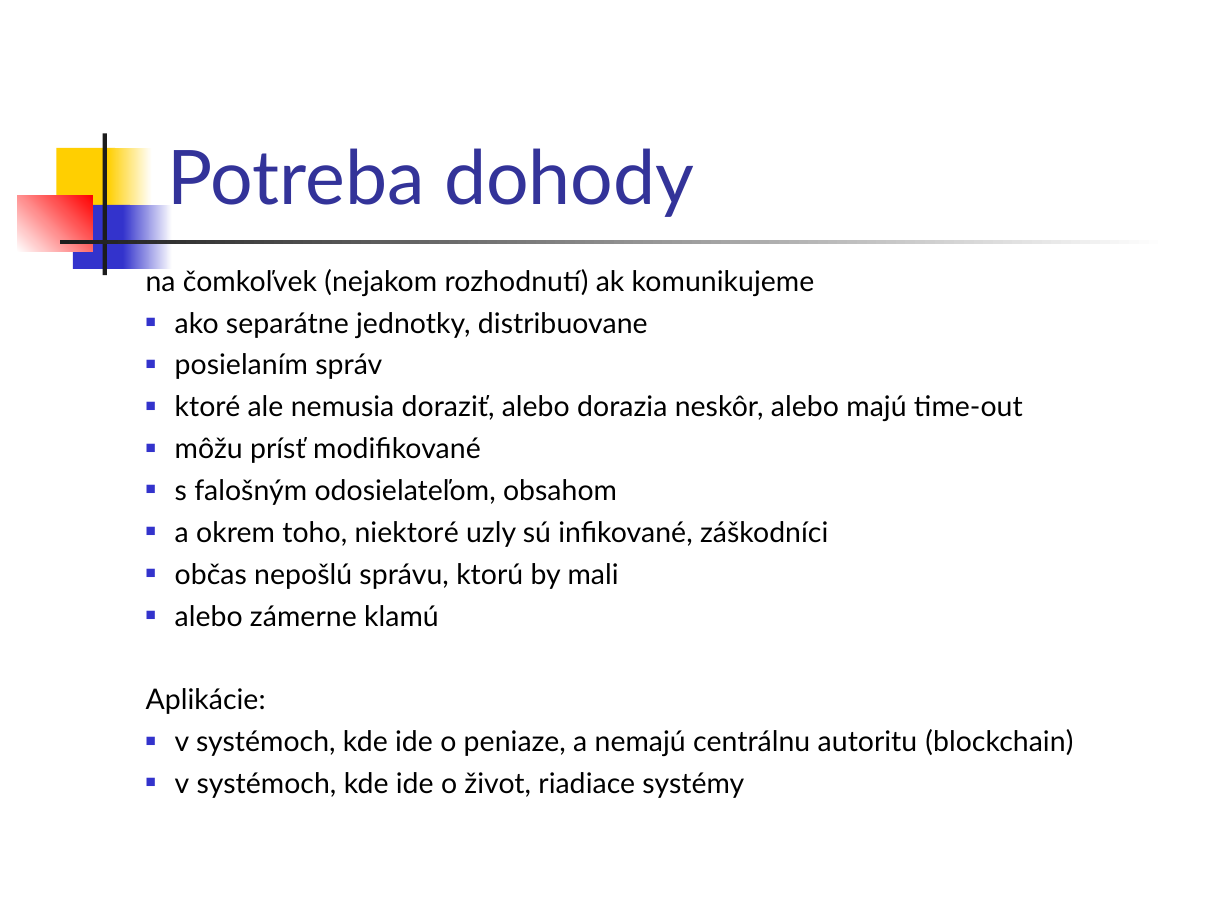
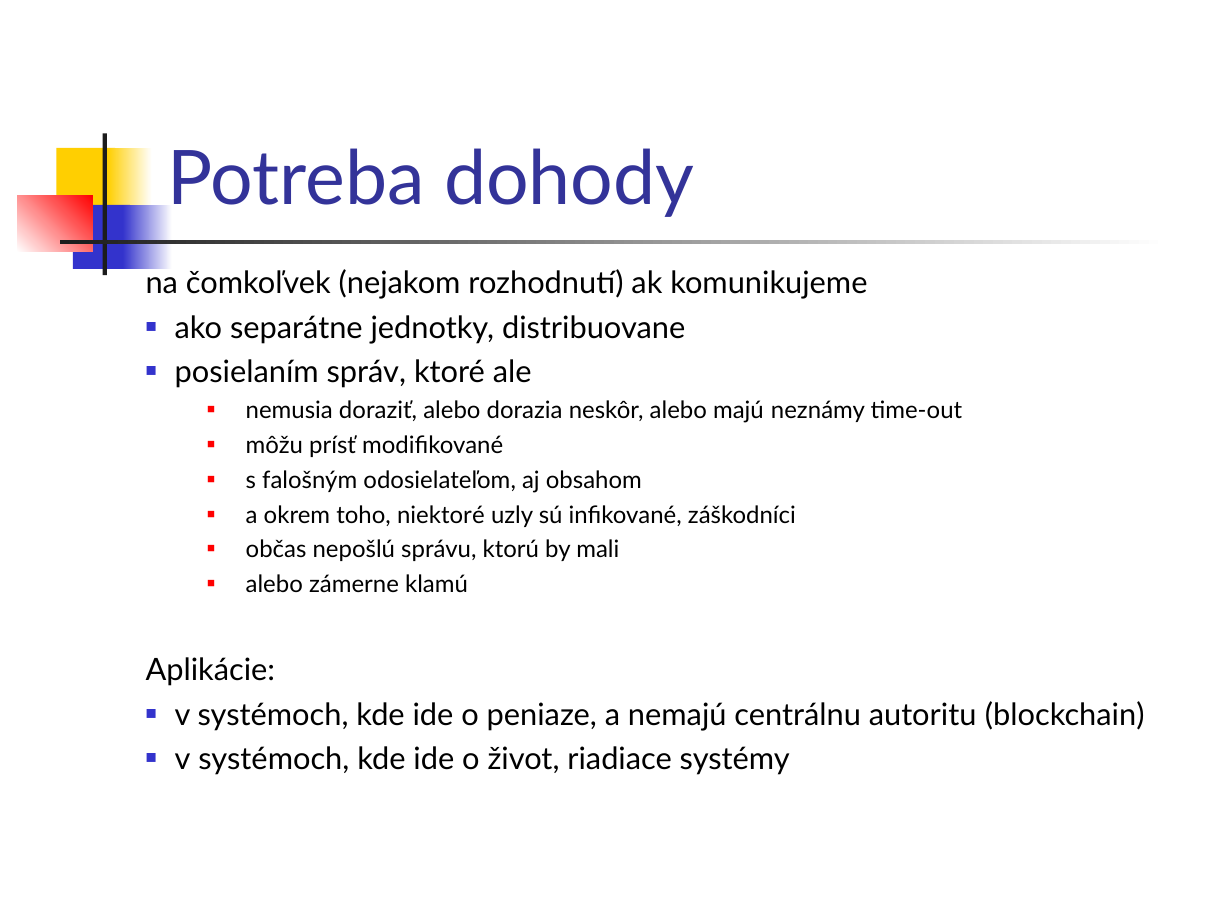
Before and after one commit to paradigmy/Prednasky, a slide deck: slide 2 of 05/BGP.ppt. Drawn at 1232x924 pixels with LibreOffice and Linux fonts; fonts in the diff are those of the drawing. Boxes give left, top, right and bottom in pixels: in the first picture for what was removed or moved away, otherwise in the second. Text is boxed around its words. In the diff, an @@ line names an element or a change of style, - is before the commit and + after.

```diff
--- a/05/BGP.ppt
+++ b/05/BGP.ppt
@@ text at [146,266,1145,775]: size 16.6 to 18 pt in "na čomkoľvek (nejakom rozhodnutí) ak komunikujeme", "ako separátne jednotky, distribuovane", "Aplikácie:", "v systémoch, kde ide o peniaze, a ..." and 1 more places; size 16.6 to 14 pt in "môžu prísť modifikované", "a okrem toho, niektoré uzly sú infikované, ...", "občas nepošlú správu, ktorú by mali", "alebo zámerne klamú"; list level 1 to 2 in "môžu prísť modifikované"; bullet colour #3333CC to #FF0000; list level 1 to 2 in "a okrem toho, niektoré uzly ..."; list level 1 to 2 in "občas nepošlú správu, ktorú by ..."; list level 1 to 2 in "alebo zámerne klamú" @@
@@ text at [175,359,963,423]: text changed; size 16.6 to 14 pt @@
-■ posielaním správ
-■ ktoré ale nemusia doraziť, alebo dorazia neskôr, alebo majú time-out
+■ posielaním správ, ktoré ale
+  ■ nemusia doraziť, alebo dorazia neskôr, alebo majú neznámy time-out
@@ text at [246,470,642,493]: text changed; size 16.6 to 14 pt @@
-■ s falošným odosielateľom, obsahom
+  ■ s falošným odosielateľom, aj obsahom
```
Also in this commit, not shown: 4 other slides changed, 3 other files.
